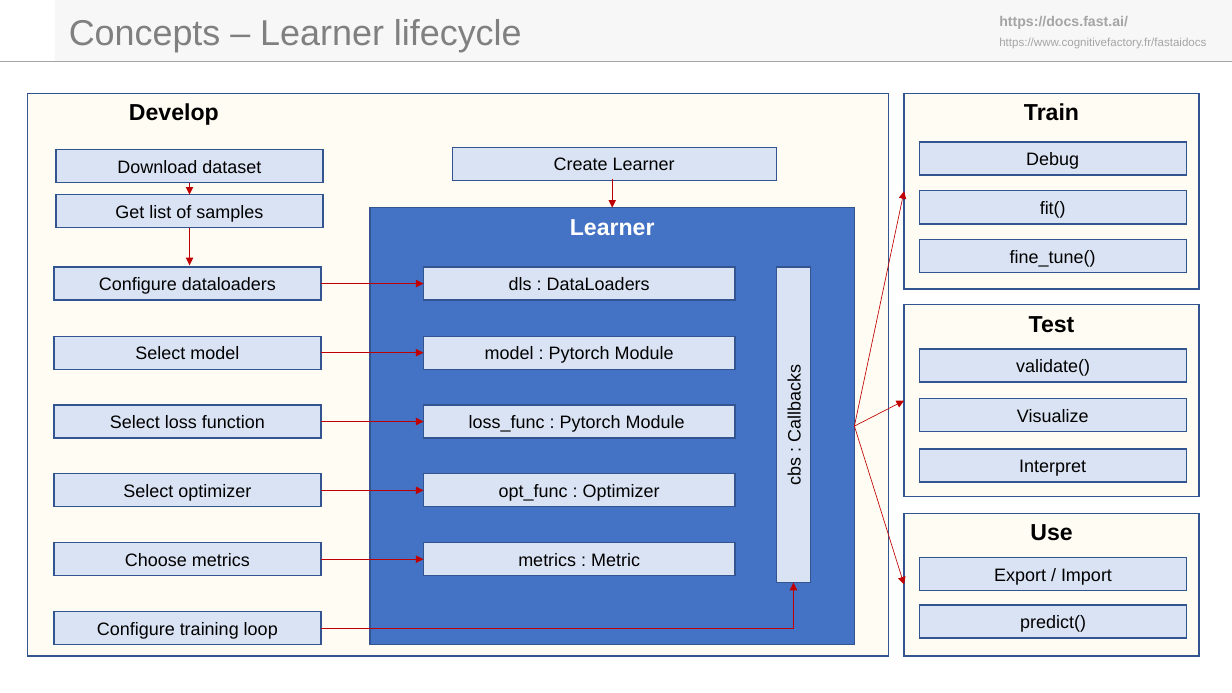
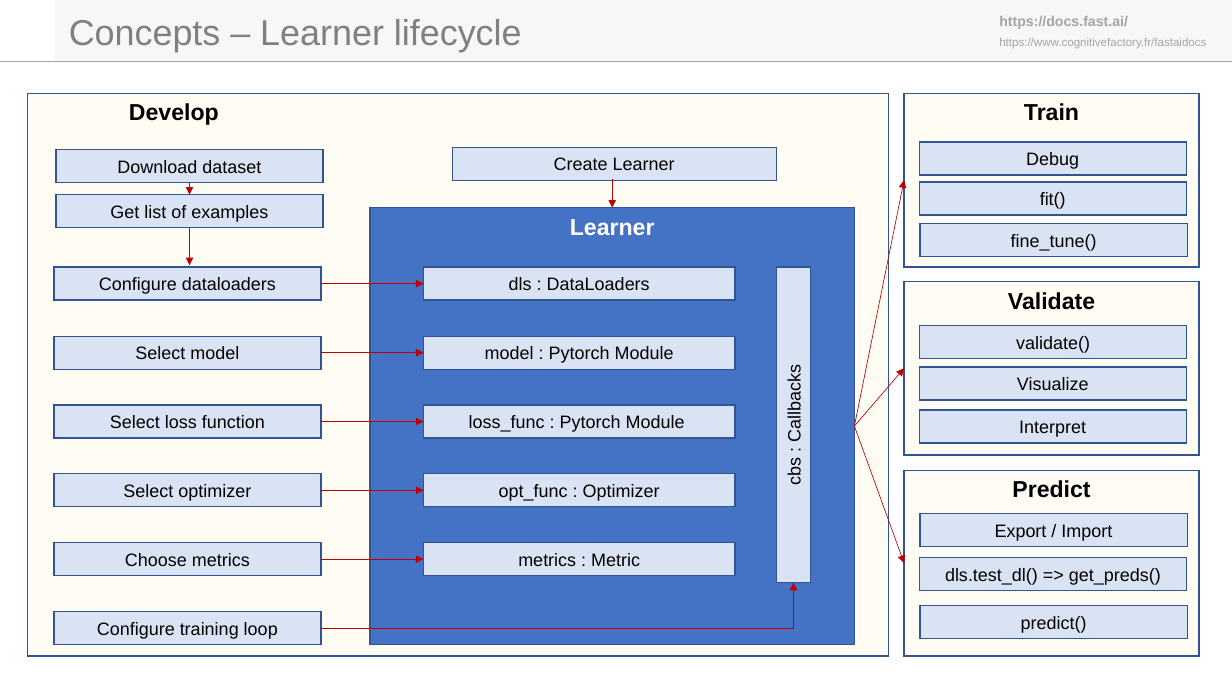
Before and after one commit to laurentprudhon/cognitivefactory-blog, a slide deck: slide 3 of fastaidocs/fastai_docs_v1.pptx. Drawn at 1232x693 pixels with LibreOffice and Linux fonts; fonts in the diff are those of the drawing; background and template pictures are left out. Boxes give left, top, right and bottom in pixels: in the first picture for what was removed or moved away, otherwise in the second. Text is boxed around its words. In the diff, an @@ line names an element or a change of style, - is before the commit and + after.

```diff
--- a/fastaidocs/fastai_docs_v1.pptx
+++ b/fastaidocs/fastai_docs_v1.pptx
@@ rectangle "Train": place and size @@
-rectangle "Train" at [904, 93, 1199, 289]
+rectangle "Train" at [904, 93, 1199, 267]
@@ text in rectangle at [110, 205, 268, 222]: text changed @@
-Get list of samples
+Get list of examples
@@ arrow moved from (855, 426) - (904, 191) to (855, 426) - (904, 180) @@
@@ rectangle "fit()": place and size @@
-rectangle "fit()" at [920, 191, 1187, 225]
+rectangle "fit()" at [920, 182, 1187, 215]
@@ rectangle "fine_tune()": place and size @@
-rectangle "fine_tune()" at [920, 239, 1187, 273]
+rectangle "fine_tune()" at [921, 224, 1188, 257]
@@ rectangle "Validate": place and size @@
-rectangle "Validate" at [904, 305, 1199, 497]
+rectangle "Validate" at [904, 282, 1199, 456]
@@ text in rectangle at [1008, 292, 1095, 310]: text changed @@
-Test
+Validate
@@ rectangle "validate()": place and size @@
-rectangle "validate()" at [920, 349, 1187, 383]
+rectangle "validate()" at [920, 325, 1187, 359]
@@ arrow moved from (855, 426) - (904, 401) to (855, 426) - (904, 369) @@
@@ rectangle "Visualize": place and size @@
-rectangle "Visualize" at [920, 398, 1187, 432]
+rectangle "Visualize" at [920, 367, 1187, 400]
@@ rectangle "Interpret": place and size @@
-rectangle "Interpret" at [920, 449, 1187, 482]
+rectangle "Interpret" at [920, 410, 1187, 444]
@@ arrow moved from (855, 426) - (904, 585) to (855, 426) - (904, 563) @@
@@ rectangle "Predict": place and size @@
-rectangle "Predict" at [904, 513, 1199, 656]
+rectangle "Predict" at [904, 470, 1199, 656]
@@ text in rectangle at [1012, 480, 1090, 498]: text changed @@
-Use
+Predict
@@ rectangle "Export / Import": place and size @@
-rectangle "Export / Import" at [920, 557, 1187, 591]
+rectangle "Export / Import" at [921, 514, 1188, 547]
@@ rectangle added at [920, 557, 1187, 591], fill #DAE3F3, outline #325491 1 pt, 14 pt, text #000000 @@
+dls.test_dl() => get_preds()
```
Also in this commit, not shown: 2 other slides changed, 3 other files.
